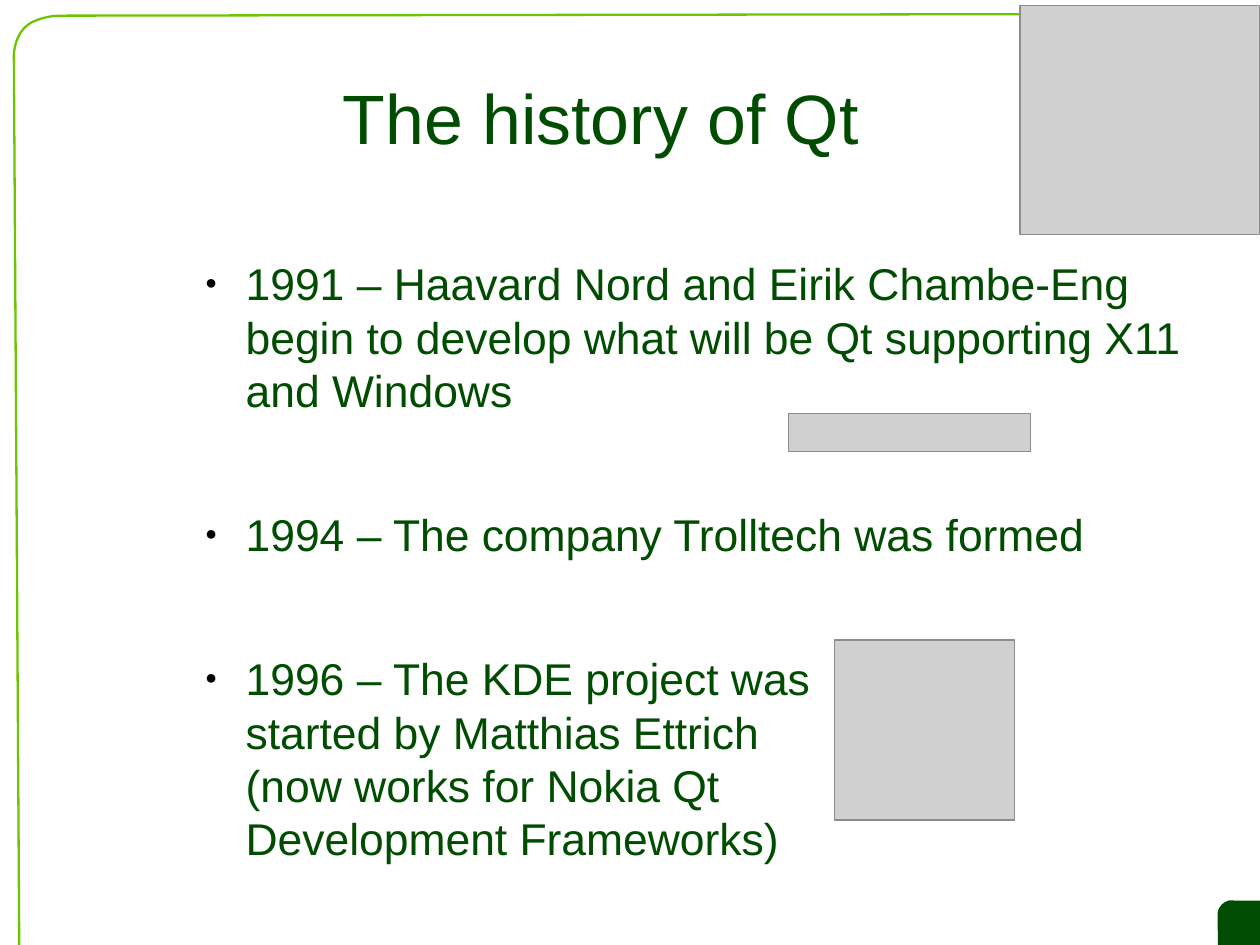
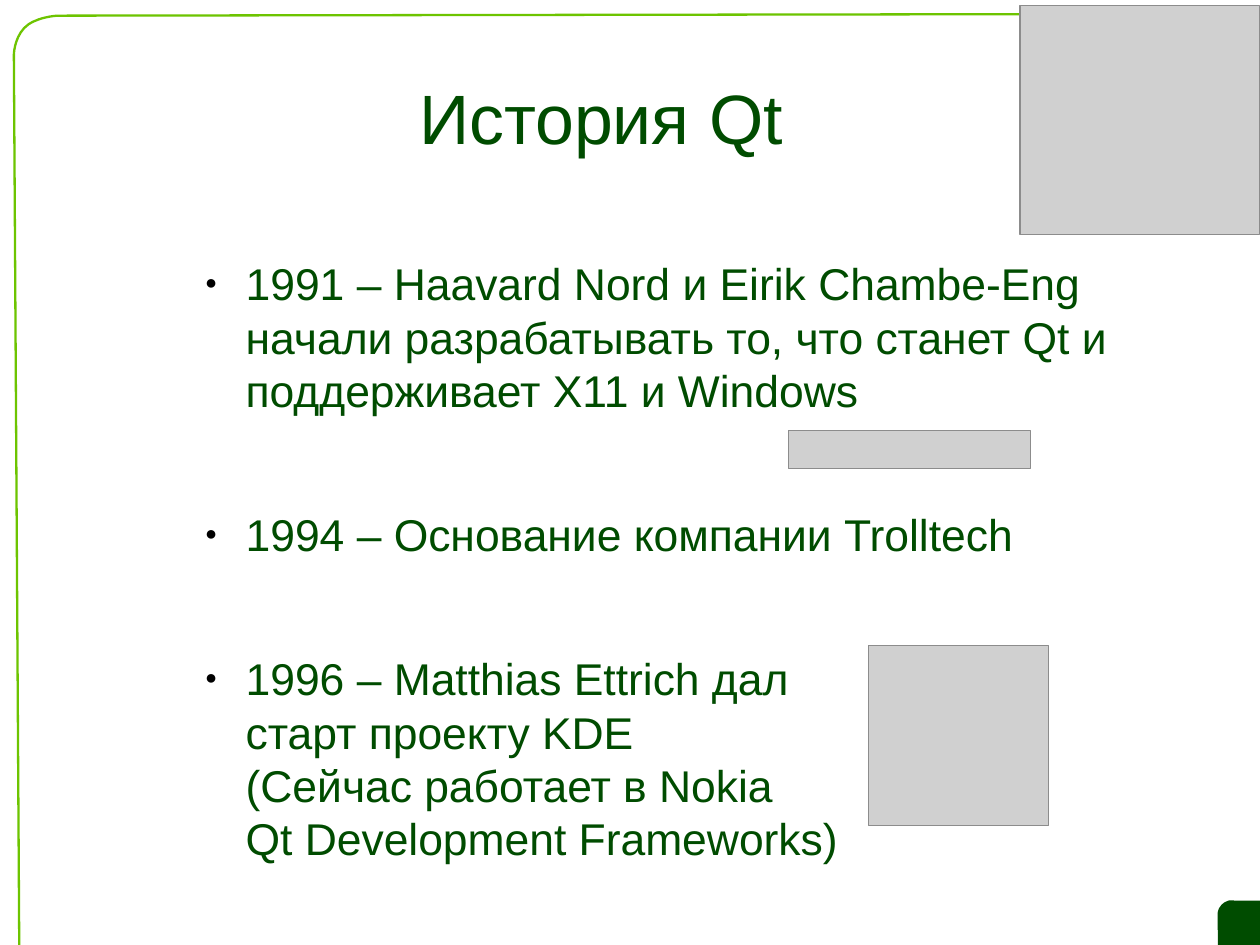
Before and after one commit to saa/qecm, a slide deck: slide 18 of L1/L1 Slides.odp. Drawn at 1260x945 pixels with LibreOffice and Linux fonts; fonts in the diff are those of the drawing; grey boxes stand for pictures; background and template pictures are left out. Boxes give left, top, right and bottom in pixels: in the first picture for what was removed or moved away, otherwise in the second. Text is boxed around its words. In the diff, an @@ line names an element or a change of style, - is before the commit and + after.

Commit message:
First attempt. For number of elements I had to change positions, just a bit. All changes described in L1/changes. Question about second slide with copyrights is still open.

```diff
--- a/L1/L1 Slides.odp
+++ b/L1/L1 Slides.odp
@@ title at (419, 95, 783, 157): text changed @@
-The history of Qt
+История Qt
@@ text at (246, 267, 1107, 811): text changed @@
-● 1991 – Haavard Nord and Eirik Chambe-Eng begin to develop what will be Qt supporting X11 and Windows
-● 1994 – The company Trolltech was formed
-● 1996 – The KDE project was
-  started by Matthias Ettrich
-  (now works for Nokia Qt
-  Development Frameworks)
+● 1991 – Haavard Nord и Eirik Chambe-Eng начали разрабатывать то, что станет Qt и поддерживает X11 и Windows
+● 1994 – Основание компании Trolltech
+● 1996 – Matthias Ettrich дал старт проекту KDE
+  (Сейчас работает в Nokia Qt Development Frameworks)
@@ picture: place and size @@
-picture at (789, 414, 1030, 452)
+picture at (789, 431, 1030, 469)
@@ picture: place and size @@
-picture at (835, 640, 1014, 820)
+picture at (869, 646, 1048, 826)
```
Also in this commit, not shown: 14 other slides changed, 9 slides added, 9 slides removed, 1 other file.
